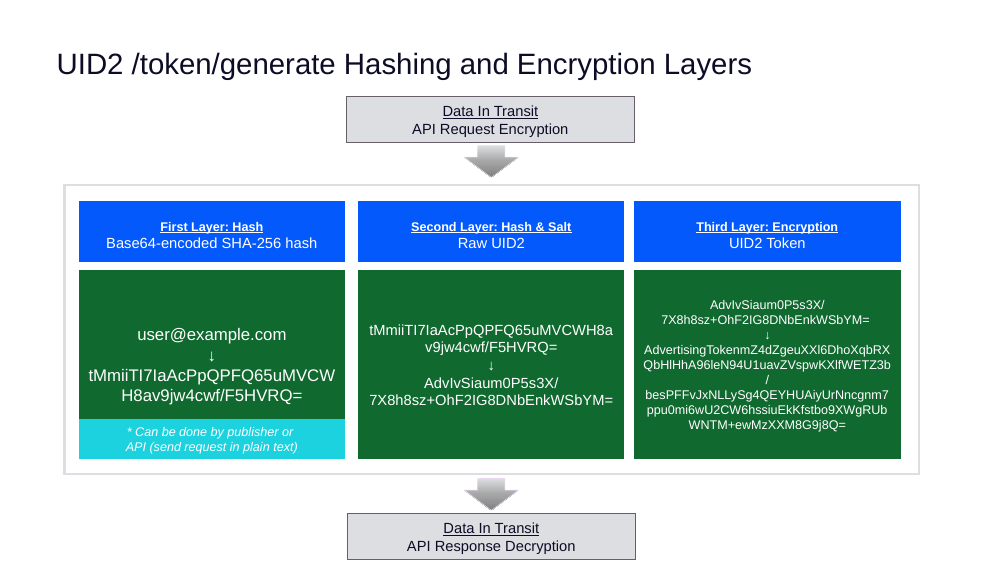
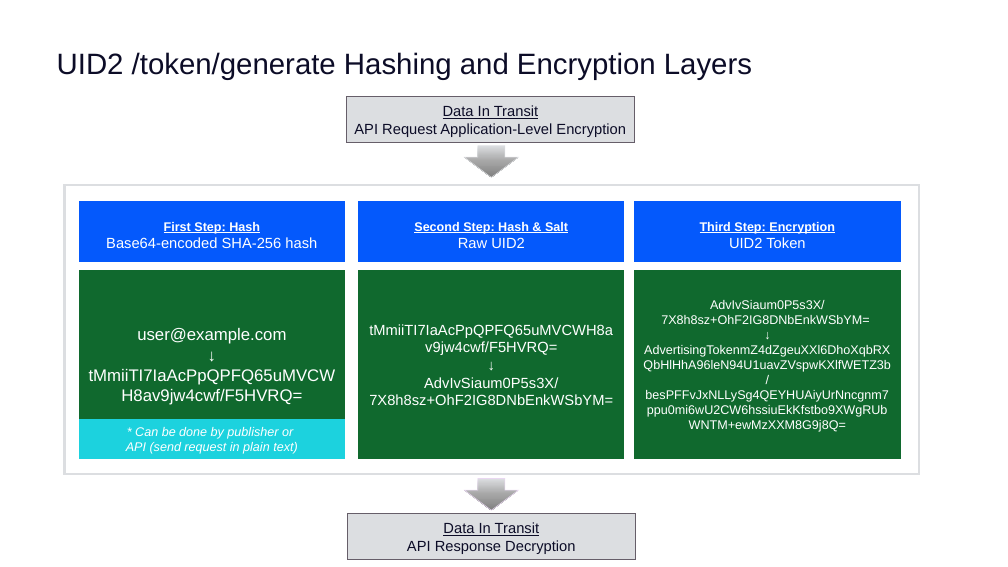
Before and after one commit to IABTechLab/uid2docs, a slide deck: slide 1 of docs/ref-info/images/resource/HowUID2Created_UID2ImplementationPlaybook.pptx. Drawn at 1008x567 pixels with LibreOffice and Linux fonts; fonts in the diff are those of the drawing. Boxes give left, top, right and bottom in pixels: in the first picture for what was removed or moved away, otherwise in the second. Text is boxed around its words. In the diff, an @@ line names an element or a change of style, - is before the commit and + after.

```diff
--- a/docs/ref-info/images/resource/HowUID2Created_UID2ImplementationPlaybook.pptx
+++ b/docs/ref-info/images/resource/HowUID2Created_UID2ImplementationPlaybook.pptx
@@ text in rectangle at (354, 105, 626, 137): text changed @@
-Data In Transit
-API Request Encryption
+Data In Transit
+API Request Application-Level Encryption
@@ text in rectangle at (164, 222, 260, 234): text changed @@
-First Layer: Hash
+First Step: Hash
@@ text in rectangle at (414, 221, 568, 234): text changed @@
-Second Layer: Hash & Salt
+Second Step: Hash & Salt
@@ text in rectangle at (700, 222, 835, 234): text changed @@
-Third Layer: Encryption
+Third Step: Encryption
```
Also in this commit, not shown: 5 other files.
